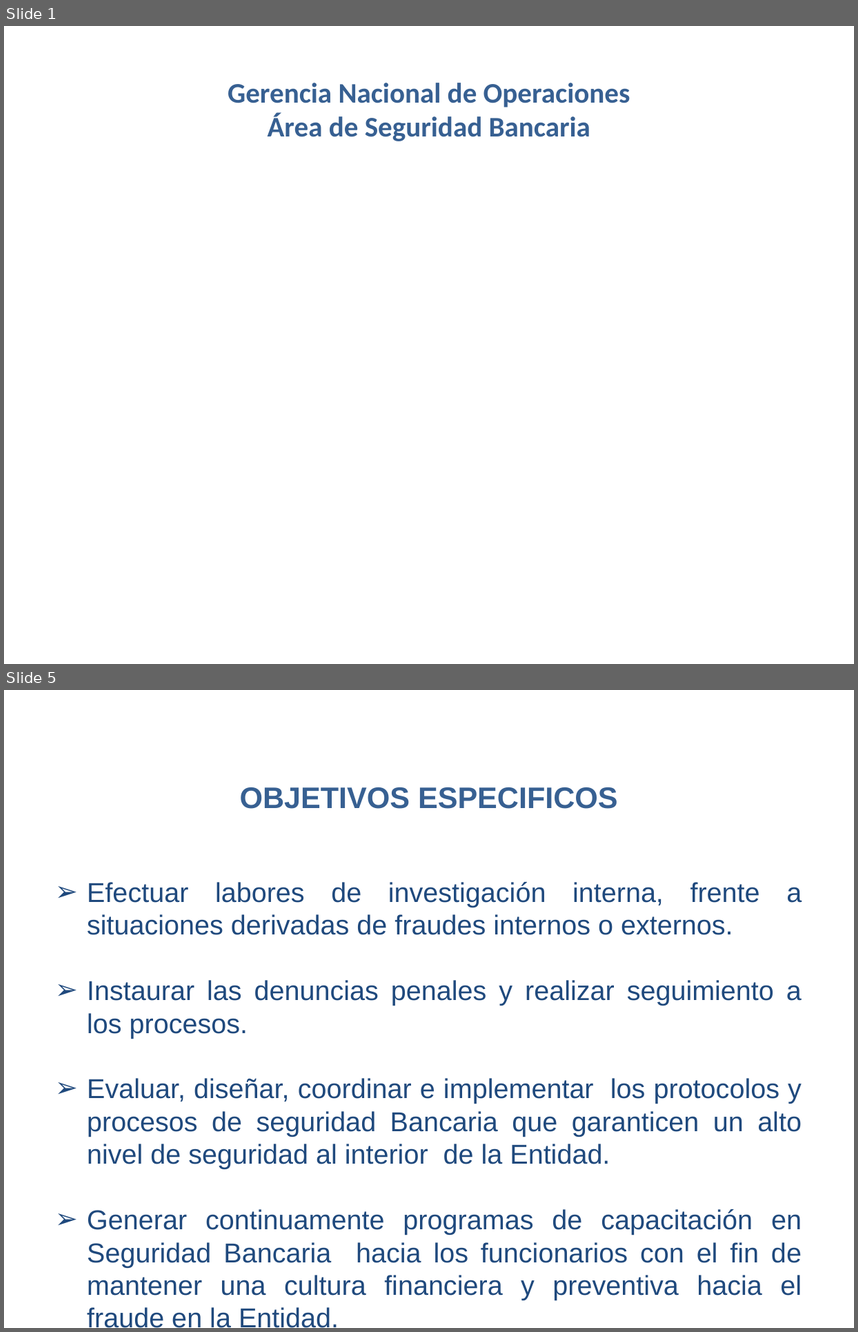
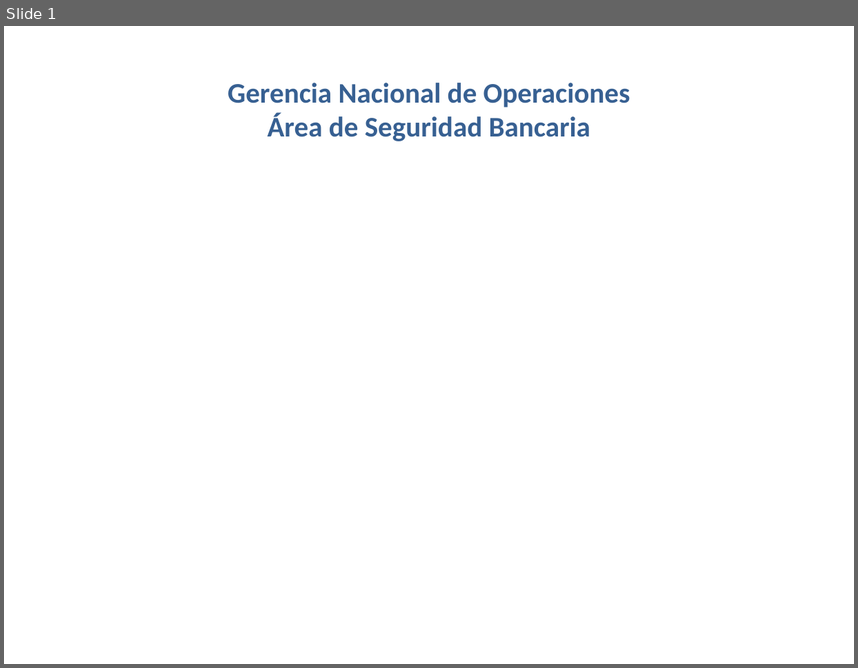
Before and after one commit to elberthAgreda/triviaApp, a slide deck: videoApp/src/assets/pdf/SEGURIDADBANCARIA/SEGURIDADBANCARIA.pptx. Shown one above the other, each under a label of ours: slides 1 and 5 before the commit, slide 1 after it; the slides between them are not shown. The pictures are 858x1332 and 858x668 pixels, drawn with LibreOffice and Linux fonts; fonts in the diff are those of the drawing; background and template pictures are left out. Boxes give left, top, right and bottom in pixels: in the first picture for what was removed or moved away, otherwise in the second. Text is boxed around its words. In the diff, an @@ line names an element or a change of style, - is before the commit and + after.

```diff
--- a/videoApp/src/assets/pdf/SEGURIDADBANCARIA/SEGURIDADBANCARIA.pptx
+++ b/videoApp/src/assets/pdf/SEGURIDADBANCARIA/SEGURIDADBANCARIA.pptx
@@ slide 5 removed at <box>4,690,854,1328</box>, background picture (left out) @@
@@ title removed at <box>240,787,618,809</box> @@
-OBJETIVOS ESPECIFICOS
@@ text removed at <box>87,882,802,1328</box> @@
-➢ Efectuar labores de investigación interna, frente a situaciones derivadas de fraudes internos o externos.
-➢ Instaurar las denuncias penales y realizar seguimiento a los procesos.
-➢ Evaluar, diseñar, coordinar e implementar los protocolos y procesos de seguridad Bancaria que garanticen un alto nivel de seguridad al interior de la Entidad.
-➢ Generar continuamente programas de capacitación en Seguridad Bancaria hacia los funcionarios con el fin de mantener una cultura financiera y preventiva hacia el fraude en la Entidad.
```
Also in this commit, not shown: 3 slides changed, 2 slides added, 6 other slides removed, 22 other files.
